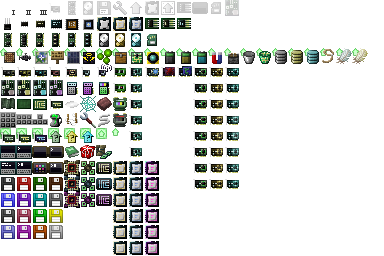
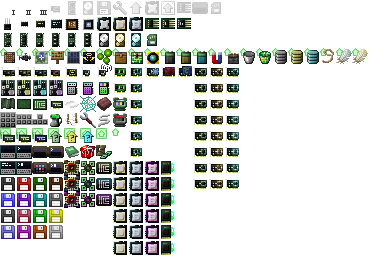
The second (384, 256) image is a revision of the first. Changes to its layers:
painted on "items" (2nd of 2, in "items") over left=161, top=161, right=175, bottom=255
painted on "icons" (2nd of 2, in "icons") over left=225, top=0, right=239, bottom=16
